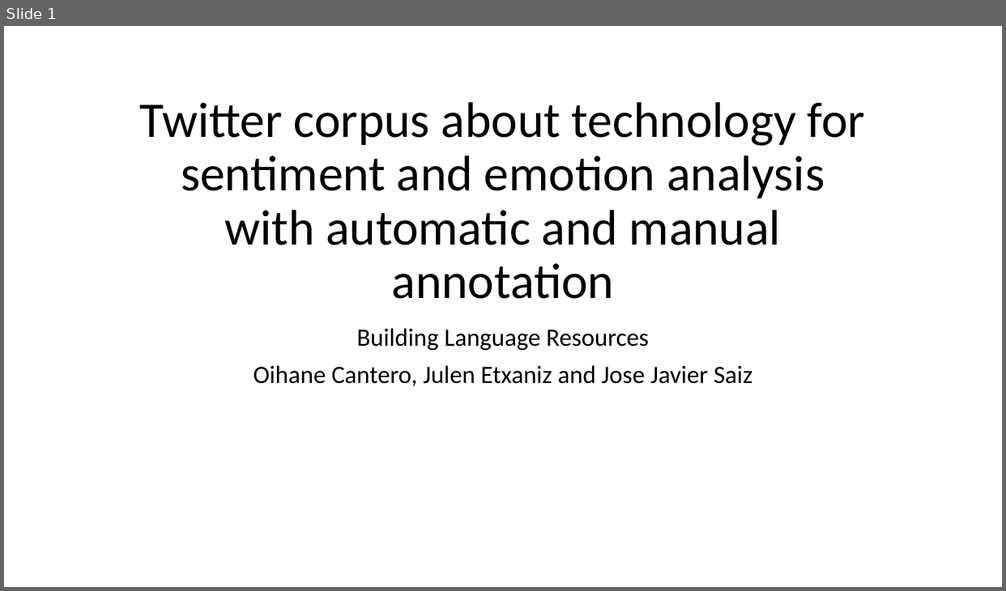
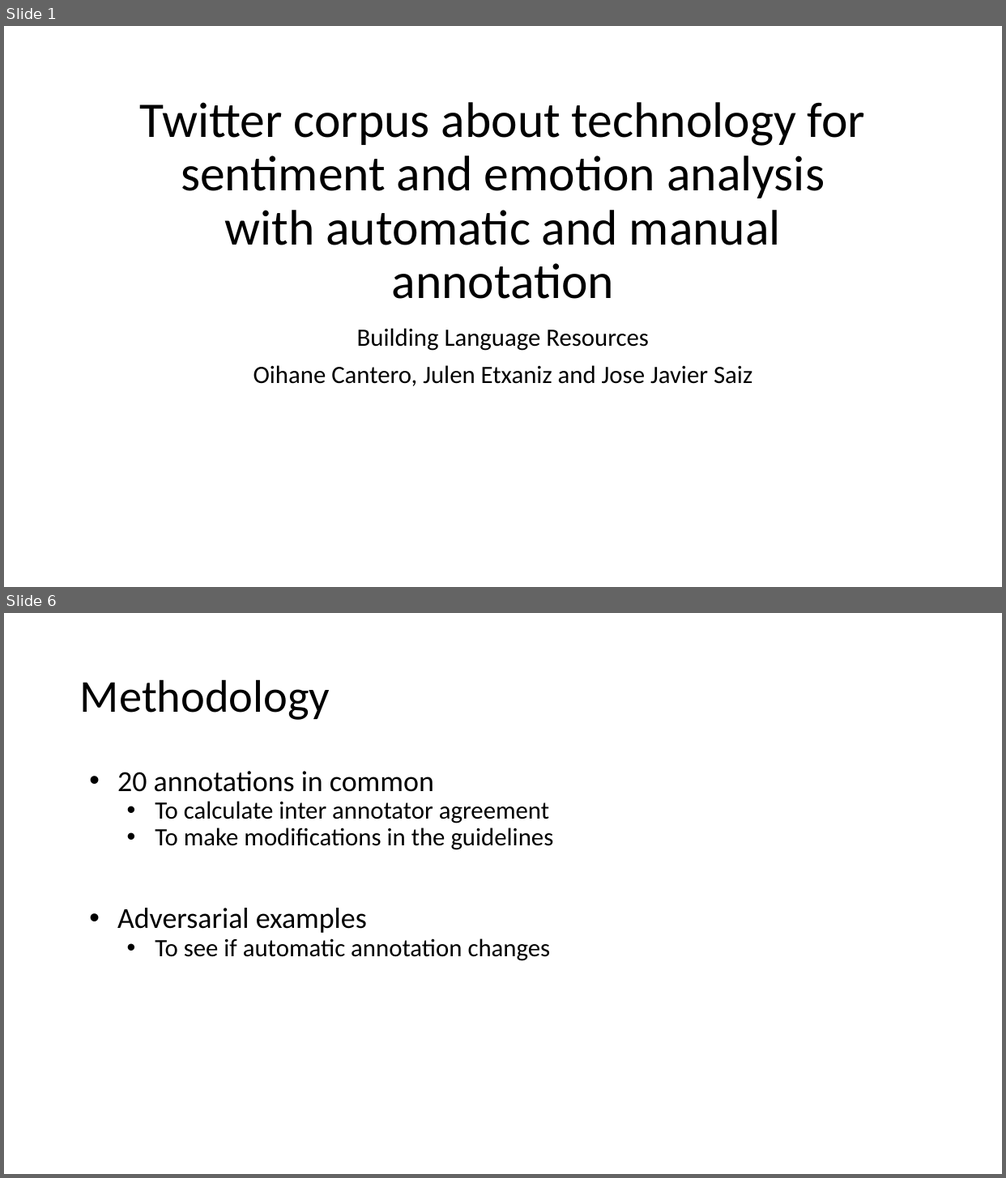
Before and after one commit to juletx/twitter-sentiment-emotion, a slide deck: slides/twitter_sentiment_emotion.pptx. Shown one above the other, each under a label of ours: slide 1 before the commit, slides 1 and 6 after it; the slides between them are not shown. The pictures are 1006x591 and 1006x1178 pixels, drawn with LibreOffice and Linux fonts; fonts in the diff are those of the drawing. Boxes give left, top, right and bottom in pixels: in the first picture for what was removed or moved away, otherwise in the second. Text is boxed around its words. In the diff, an @@ line names an element or a change of style, - is before the commit and + after.

```diff
--- a/slides/twitter_sentiment_emotion.pptx
+++ b/slides/twitter_sentiment_emotion.pptx
@@ slide 6 added at (4, 613, 1002, 1174), background #FFFFFF @@
@@ title added at (80, 679, 330, 720), 44 pt, text #000000 @@
+Methodology
@@ text added at (117, 771, 554, 961), 24 pt, text #000000 @@
+• 20 annotations in common
+  • To calculate inter annotator agreement
+  • To make modifications in the guidelines
+• Adversarial examples
+  • To see if automatic annotation changes
```
Also in this commit, not shown: 14 other slides added.
